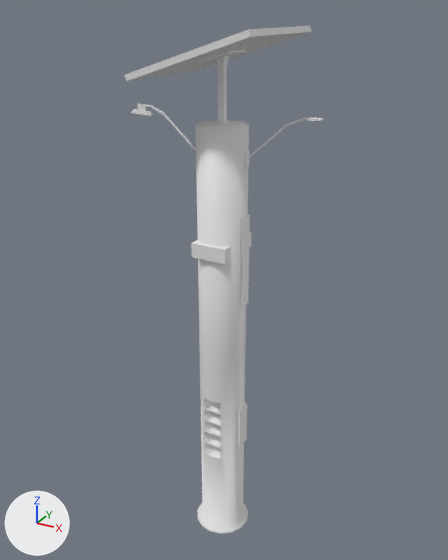
Two versions of the Blender file Assets/praça das aguas/postesol.blend, one commit apart.
Both versions are drawn from a 50 mm camera at (3.0, -5.41, 6.01) aimed at (-0.08, 0.19, 3.21). Lighting does not change. The marker at lower left points along +X, +Y and +Z.
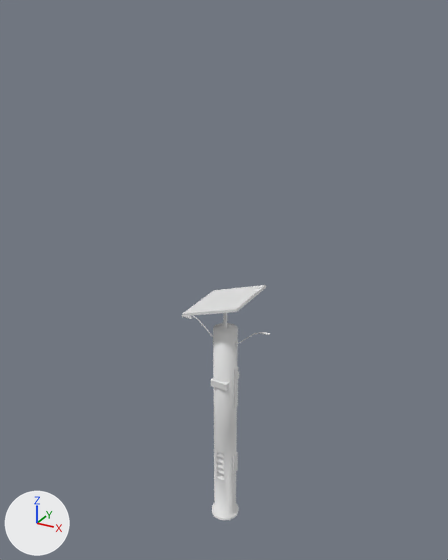
Boxes (x1, y1, x2, y2) around the edits, measured in the pictures (448 x 560 px; the box of a moved part takes in the faces that stretch with it):
'Cylinder', deleted
    before: (196, 120, 249, 534)
'Cube', reshaped, moved, rescaled (54% narrower, 32% shorter)
    before: (131, 103, 323, 448)
    after: (182, 285, 270, 520)
'Cube.001', deleted
    before: (125, 26, 312, 125)
'Cylinder.001', deleted
    before: (204, 398, 221, 459)
part 1 of me_cube_001, added
    after: (234, 366, 238, 408)
part 2 of me_cube_001, added
    after: (233, 452, 238, 474)
part 3 of me_cube_001, moved or reshaped
    before: (248, 118, 323, 159)
    after: (237, 332, 270, 344)
part 4 of me_cube_001, moved or reshaped
    before: (131, 103, 196, 151)
    after: (182, 315, 213, 337)
part 5 of me_cube_001, added
    after: (212, 323, 239, 520)
part 6 of me_cube_001, added
    after: (216, 450, 224, 480)
part 7 of me_cube_001, added
    after: (182, 285, 266, 329)
part 8 of me_cube_001, deleted
    before: (244, 151, 249, 167)
part 9 of me_cube_001, deleted
    before: (240, 214, 250, 308)
part 10 of me_cube_001, deleted
    before: (237, 402, 247, 448)
part 11 of me_cube_001, built on
    before: (191, 240, 231, 264)
    after: (211, 341, 239, 391)

Patch to the scene script:
```diff
--- a/Assets/praça das aguas/postesol.blend.py
+++ b/Assets/praça das aguas/postesol.blend.py
@@ me_cube_001 @@
 # used by ob_cube; location = (-0.02, -0.19, 3.82); scale = (0.199, 0.0787, 0.0787)
-me_cube_001.from_pydata(...)  # 106 vertices, 84 faces, 1 loose edge; spans x -5.5..5.2, y -0.9..6.7, z -33.6..16.1
+me_cube_001.from_pydata(...)  # 258 vertices, 219 faces, 1 loose edge; spans x -0.3..0.3, y -0.1..0.2, z -1.1..0.6
+# me_cube_001 part 1: a new loose piece, a box spanning x 0.054..0.078, y 0.044..0.085, z -0.215..0.061
+# me_cube_001 part 2: a new loose piece, a box spanning x 0.054..0.078, y 0.039..0.09, z -0.725..-0.581
+# me_cube_001 part 3: the loose piece of 20 vertices spanning x 1.4..5.2, y 2.7..3.5, z 10.3..16.1 is scaled about the mesh origin by (0.0546, 0.0216, 0.0216)
+# me_cube_001 part 4: the loose piece of 38 vertices spanning x -5.5..-1.5, y 2.8..3.4, z 10.3..16.0 is scaled about the mesh origin by (0.0546, 0.0216, 0.0216)
+# me_cube_001 part 5: a new loose piece of 82 vertices spanning x -0.1..0.1, y 0.0..0.2, z -1.1..0.3
+# me_cube_001 part 6: a new loose piece of 42 vertices spanning x 0.0, y 0.0, z -0.8..-0.5
+# me_cube_001 part 7: a new loose piece of 28 vertices spanning x -0.2..0.2, y -0.1..0.2, z 0.3..0.6
+# me_cube_001 part 8: the loose piece of 8 vertices spanning x 1.0..1.4, y 2.7..3.5, z 9.4..11.3 is deleted
+# me_cube_001 part 9: the loose piece of 8 vertices spanning x 1.0..1.4, y 2.1..3.9, z -10.0..2.8 is deleted
+# me_cube_001 part 10: the loose piece of 8 vertices spanning x 1.0..1.4, y 1.8..4.2, z -33.6..-26.9 is deleted
+# me_cube_001 part 11: 8 vertices removed from x -1.0..1.0, y -0.9..1.0, z -2.7..-0.7; 32 vertices added at x -0.1..0.1, y 0.0..0.1, z -0.1..0.2
+# me_cube_001 part 12: the surface is now shaded smooth
@@ ob_cylinder_001 @@
-ob_cylinder_001 = bpy.data.objects.new('Cylinder.001', me_cylinder_000)
-ob_cylinder_001.location = (-0.02, 0.04, 1.0)
-ob_cylinder_001.rotation_euler = (0.0, 0.0, -0.204)  # degrees (0, 0, -12)
@@ ob_cube_001 @@
-ob_cube_001 = bpy.data.objects.new('Cube.001', me_cube_002)
-ob_cube_001.location = (-0.02, 0.04, 4.98)
-ob_cube_001.scale = (0.0312, 0.0312, 0.0312)
@@ ob_cube @@
 ob_cube = bpy.data.objects.new('Cube', me_cube_001)
-ob_cube.location = (-0.02, -0.19, 3.82)
-ob_cube.scale = (0.199, 0.0787, 0.0787)
+ob_cube.location = (0.13, -0.28, 2.24)
+ob_cube.scale = (1.85, 1.85, 1.85)
@@ ob_cylinder @@
-ob_cylinder = bpy.data.objects.new('Cylinder', me_cylinder_001)
-ob_cylinder.location = (-0.02, 0.04, 1.0)
-ob_cylinder.rotation_euler = (0.0, 0.0, -0.204)  # degrees (0, 0, -12)
```
